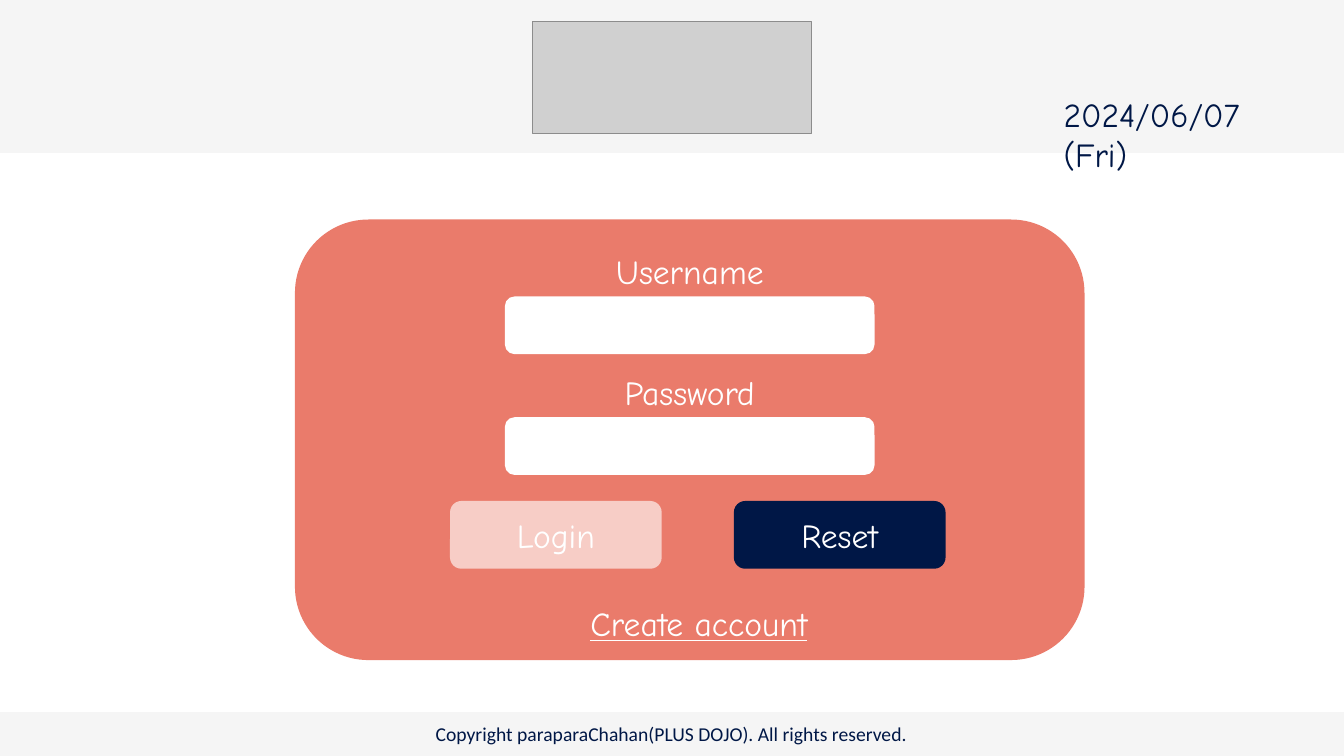
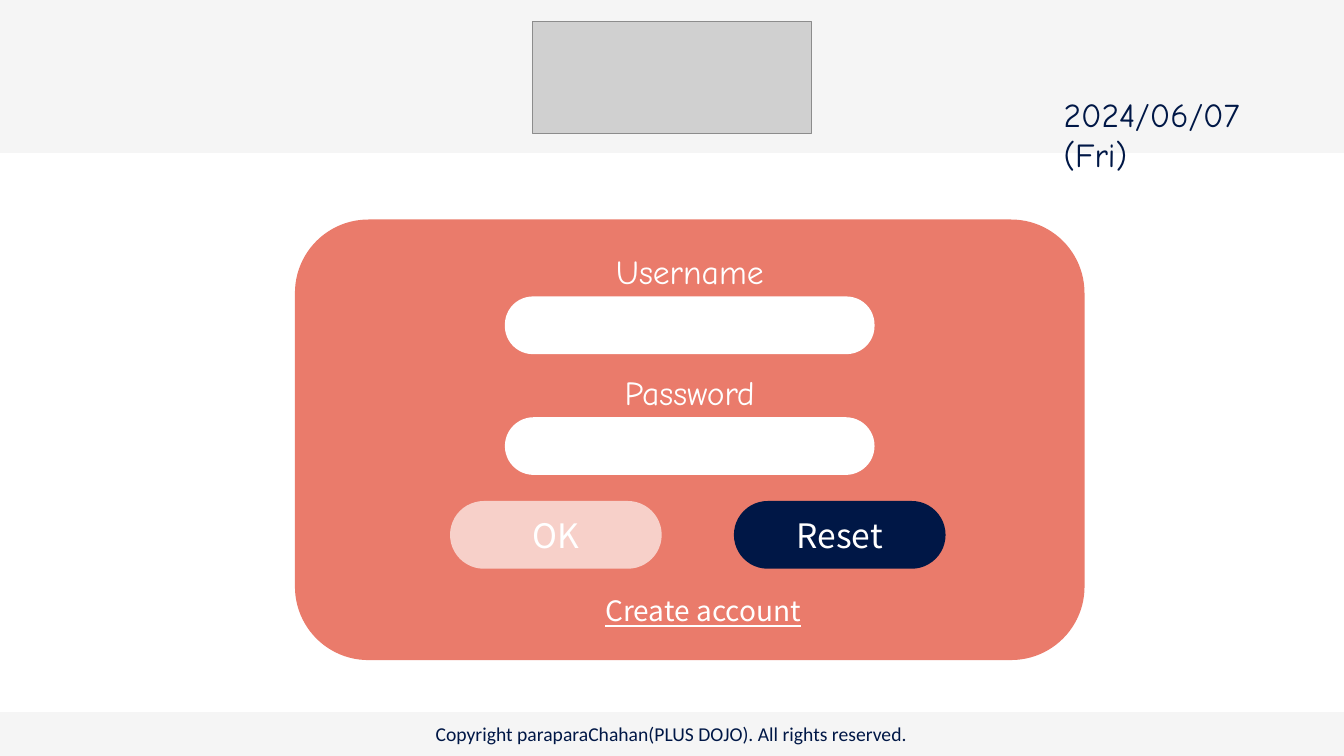
Before and after one commit to plusdojo2024/C2, a slide deck: slide 3 of doc/13_外部設計/famiLink 画面デザイン.pptx (slide 4 before the commit). Drawn at 1344x756 pixels with LibreOffice and Linux fonts; fonts in the diff are those of the drawing; grey boxes stand for pictures. Boxes give left, top, right and bottom in pixels: in the first picture for what was removed or moved away, otherwise in the second. Text is boxed around its words. In the diff, an @@ line names an element or a change of style, - is before the commit and + after.

```diff
--- a/doc/13_外部設計/famiLink 画面デザイン.pptx
+++ b/doc/13_外部設計/famiLink 画面デザイン.pptx
@@ rounded rectangle at (505,296,875,354): proportions changed @@
@@ rounded rectangle at (505,417,875,475): proportions changed @@
@@ rounded rectangle "OK" at (450,501,661,569): fill #F7CDC6 to #F7D0C9; proportions changed @@
@@ rounded rectangle "Reset" at (734,501,946,569): font Comic Neue to Noto Sans CJK JP; proportions changed @@
@@ text in rounded rectangle at (533,523,580,548): text changed; font Comic Neue to Noto Sans CJK JP @@
-Login
+OK
@@ text "Create account": place and size @@
-text "Create account" at (590,613,808,641)
+text "Create account" at (605,600,801,627)
@@ text "Create account" at (605,600,801,627): size 24 to 20 pt, font Comic Neue to Noto Sans CJK JP @@
```
Also in this commit, not shown: 6 other slides changed, 1 slide added, 2 slides removed.
